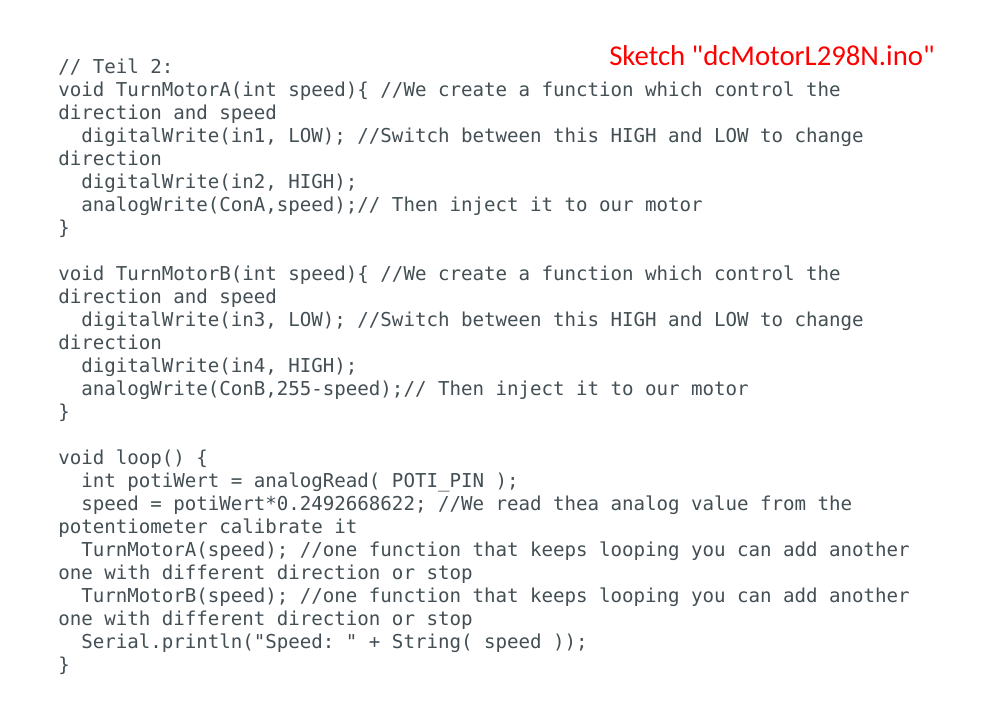
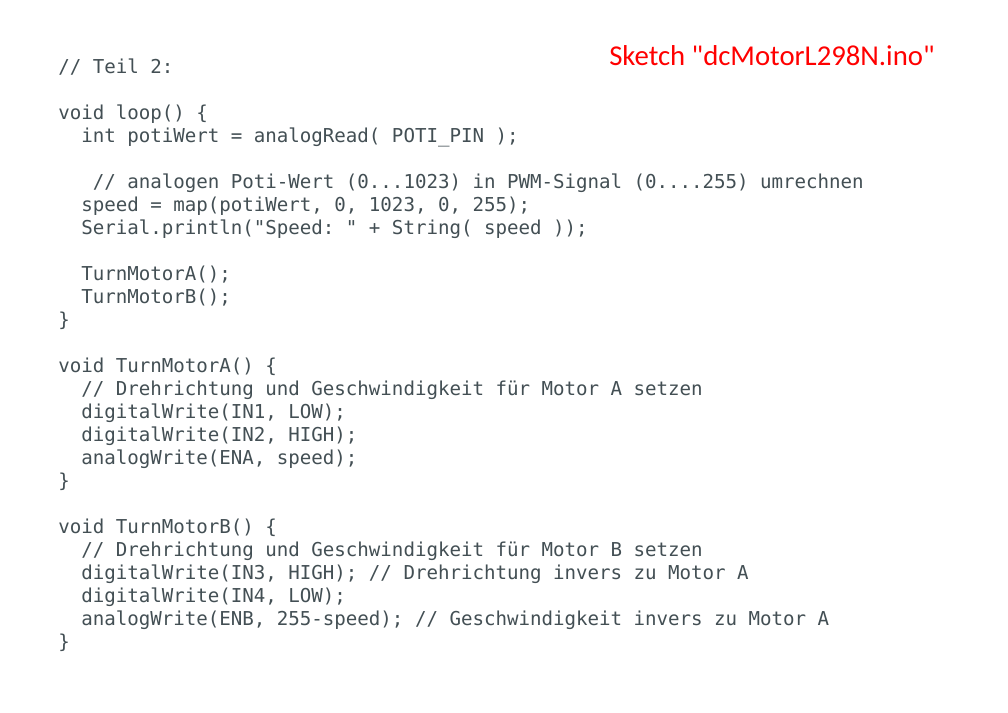
Before and after one commit to markhoff28/ztlArduinoCourse, a slide deck: slide 7 of Advanced/Workshop DC-Motor.odp. Drawn at 1008x713 pixels with LibreOffice and Linux fonts; fonts in the diff are those of the drawing. Boxes give left, top, right and bottom in pixels: in the first picture for what was removed or moved away, otherwise in the second. Text is boxed around its words. In the diff, an @@ line names an element or a change of style, - is before the commit and + after.

Commit message:
Update von DC-Motor Code und Schematic

```diff
--- a/Advanced/Workshop DC-Motor.odp
+++ b/Advanced/Workshop DC-Motor.odp
@@ text at [58, 81, 864, 399]: paragraphs removed @@
-void TurnMotorA(int speed){ //We create a function which control the direction and speed
-digitalWrite(in1, LOW); //Switch between this HIGH and LOW to change direction
-digitalWrite(in2, HIGH);
-analogWrite(ConA,speed);// Then inject it to our motor
-}
-void TurnMotorB(int speed){ //We create a function which control the direction and speed
-digitalWrite(in3, LOW); //Switch between this HIGH and LOW to change direction
-digitalWrite(in4, HIGH);
-analogWrite(ConB,255-speed);// Then inject it to our motor
-}
@@ text at [81, 173, 864, 215]: text changed @@
-speed = potiWert*0.2492668622; //We read thea analog value from the potentiometer calibrate it
-TurnMotorA(speed); //one function that keeps looping you can add another one with different direction or stop
-TurnMotorB(speed); //one function that keeps looping you can add another one with different direction or stop
+// analogen Poti-Wert (0...1023) in PWM-Signal (0....255) umrechnen
+speed = map(potiWert, 0, 1023, 0, 255);
@@ text at [81, 265, 231, 306]: paragraphs added @@
+TurnMotorA();
+TurnMotorB();
@@ text at [58, 357, 830, 629]: paragraphs added @@
+void TurnMotorA() {
+// Drehrichtung und Geschwindigkeit für Motor A setzen
+digitalWrite(IN1, LOW);
+digitalWrite(IN2, HIGH);
+analogWrite(ENA, speed);
+}
+void TurnMotorB() {
+// Drehrichtung und Geschwindigkeit für Motor B setzen
+digitalWrite(IN3, HIGH); // Drehrichtung invers zu Motor A
+digitalWrite(IN4, LOW);
+analogWrite(ENB, 255-speed); // Geschwindigkeit invers zu Motor A
+}
```
Also in this commit, not shown: 3 other slides changed, 4 other files.
